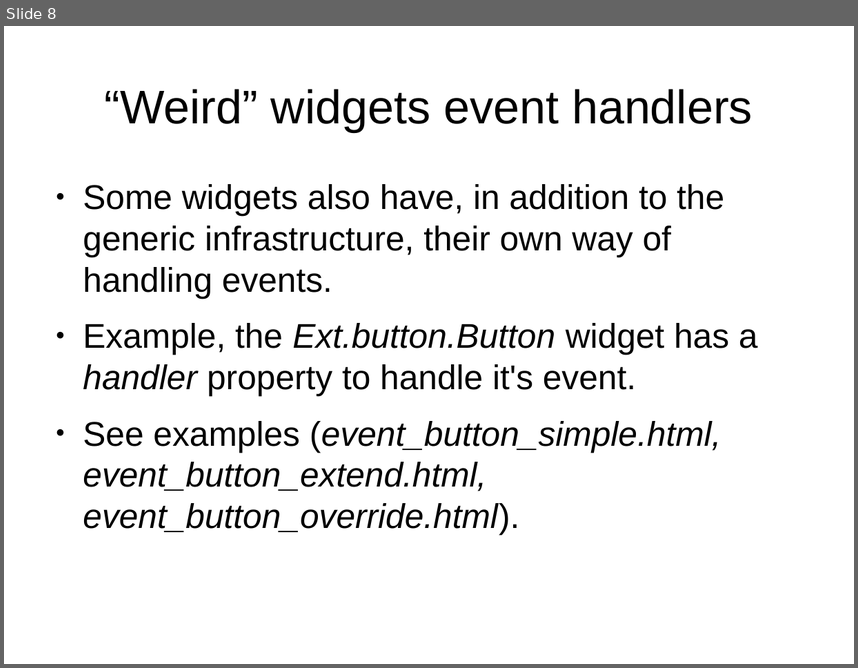
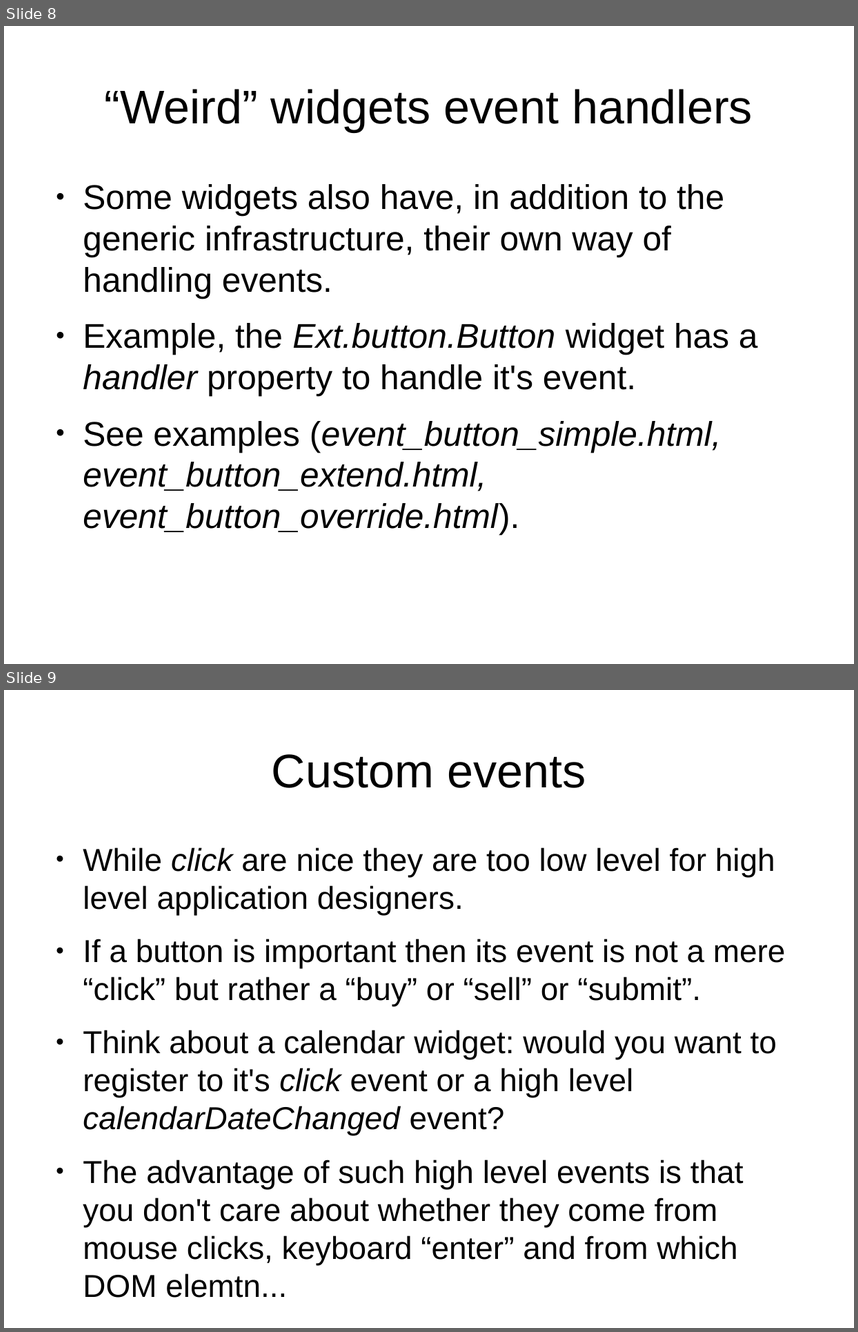
Before and after one commit to veltzer/demos, a slide deck: javascript/extjs/doc/extjs_event_handling.odp. Shown one above the other, each under a label of ours: slide 8 before the commit, slides 8 and 9 after it. The pictures are 858x668 and 858x1332 pixels, drawn with LibreOffice and Linux fonts; fonts in the diff are those of the drawing. Boxes give left, top, right and bottom in pixels: in the first picture for what was removed or moved away, otherwise in the second. Text is boxed around its words. In the diff, an @@ line names an element or a change of style, - is before the commit and + after.

Commit message:
more event handling (this is done)

```diff
--- a/javascript/extjs/doc/extjs_event_handling.odp
+++ b/javascript/extjs/doc/extjs_event_handling.odp
@@ slide 9 added at [4,690,854,1328], background #FFFFFF @@
@@ title added at [272,754,586,788], 44 pt, text #000000 @@
+Custom events
@@ text added at [83,847,786,1265], 29.6 pt, text #000000 @@
+● While click are nice they are too low level for high level application designers.
+● If a button is important then its event is not a mere “click” but rather a “buy” or “sell” or “submit”.
+● Think about a calendar widget: would you want to register to it's click event or a high level calendarDateChanged event?
+● The advantage of such high level events is that you don't care about whether they come from mouse clicks, keyboard “enter” and from which DOM elemtn...
```
Also in this commit, not shown: 3 other slides added, 2 other files.
